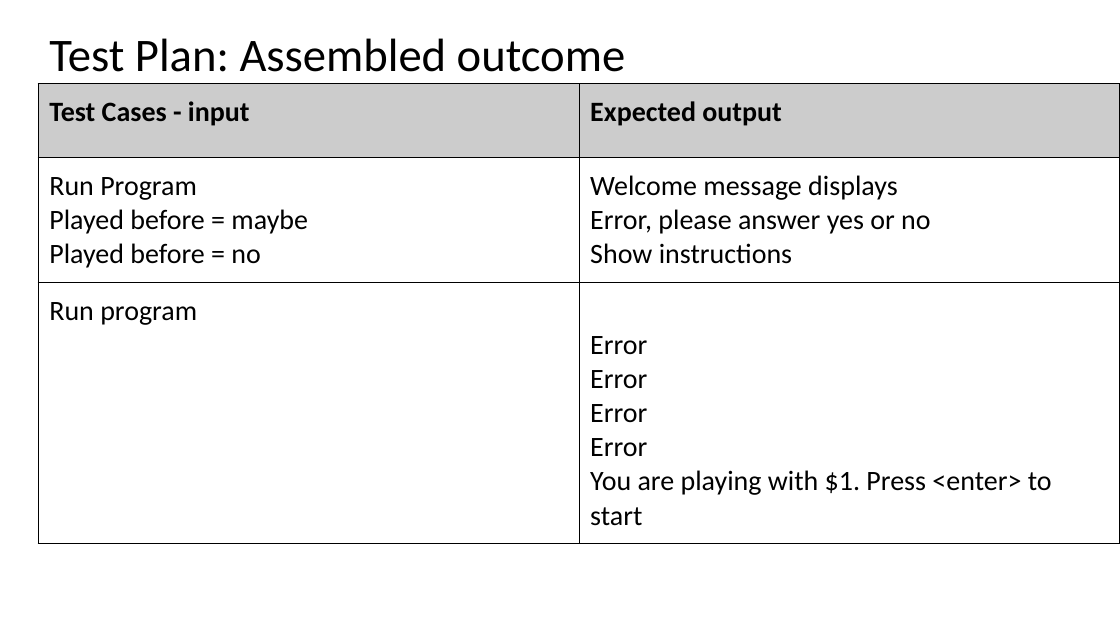
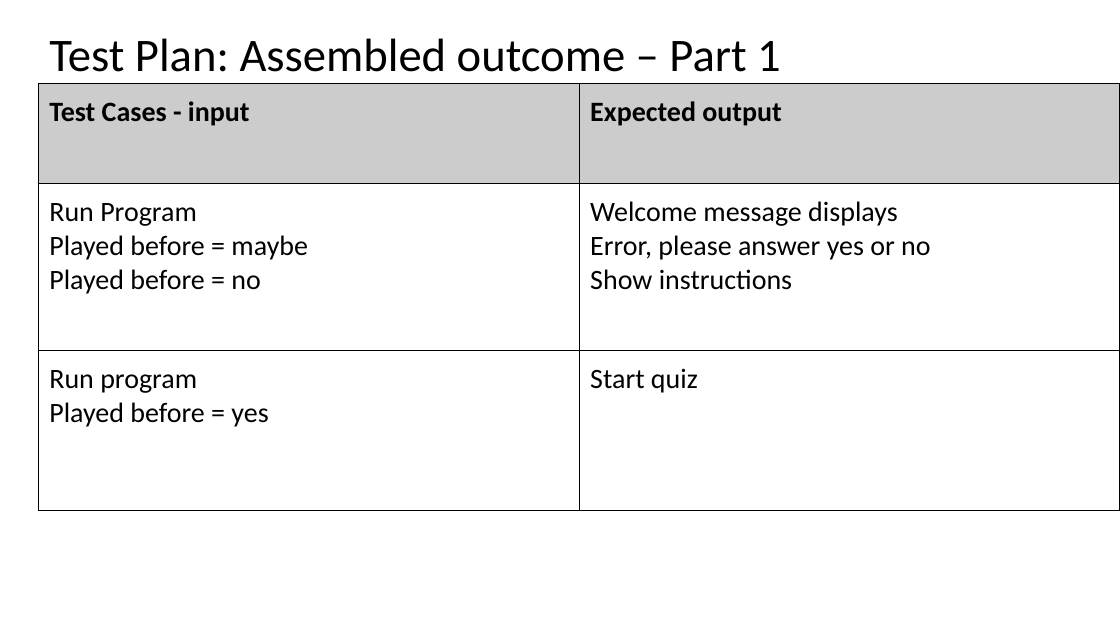
Before and after one commit to MOLLY-S1/Assessment, a slide deck: slide 29 of AS91883(1.7) & AS91884(1.8) Documentation.pptx. Drawn at 1120x630 pixels with LibreOffice and Linux fonts; fonts in the diff are those of the drawing. Boxes give left, top, right and bottom in pixels: in the first picture for what was removed or moved away, otherwise in the second. Text is boxed around its words. In the diff, an @@ line names an element or a change of style, - is before the commit and + after.

```diff
--- a/AS91883(1.7) & AS91884(1.8) Documentation.pptx
+++ b/AS91883(1.7) & AS91884(1.8) Documentation.pptx
@@ title at box(49, 38, 781, 72): text changed @@
-Test Plan: Assembled outcome
+Test Plan: Assembled outcome – Part 1
@@ table at box(38, 84, 1120, 511) @@
-row 3, column 1: Run program
+row 3, column 1: Run program / Played before = yes
-row 3, column 2: Error / Error / Error / Error / You are playing with $1. Press <enter> to start
+row 3, column 2: Start quiz
```
Also in this commit, not shown: 1 other slide changed, 2 slides added, 1 other file.
